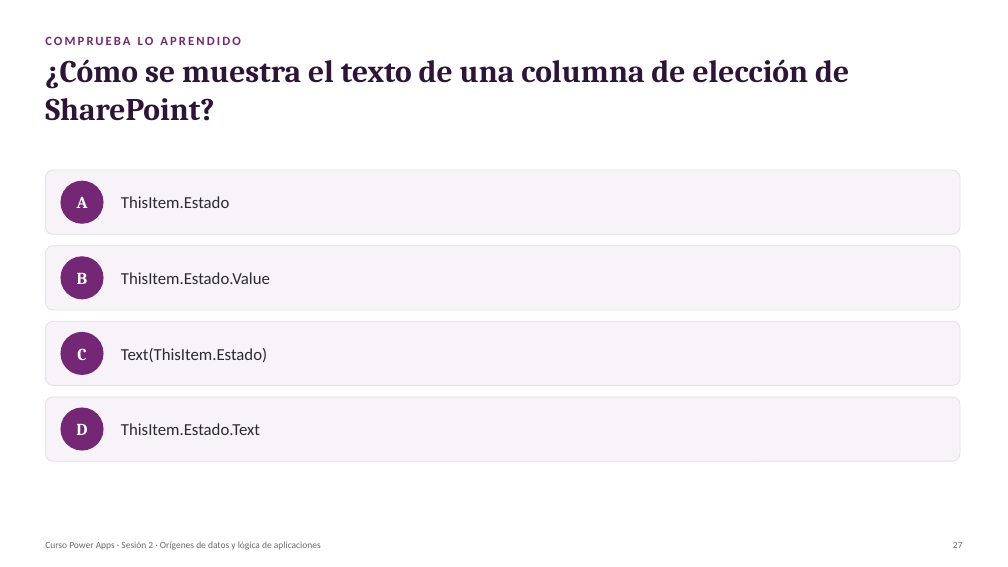
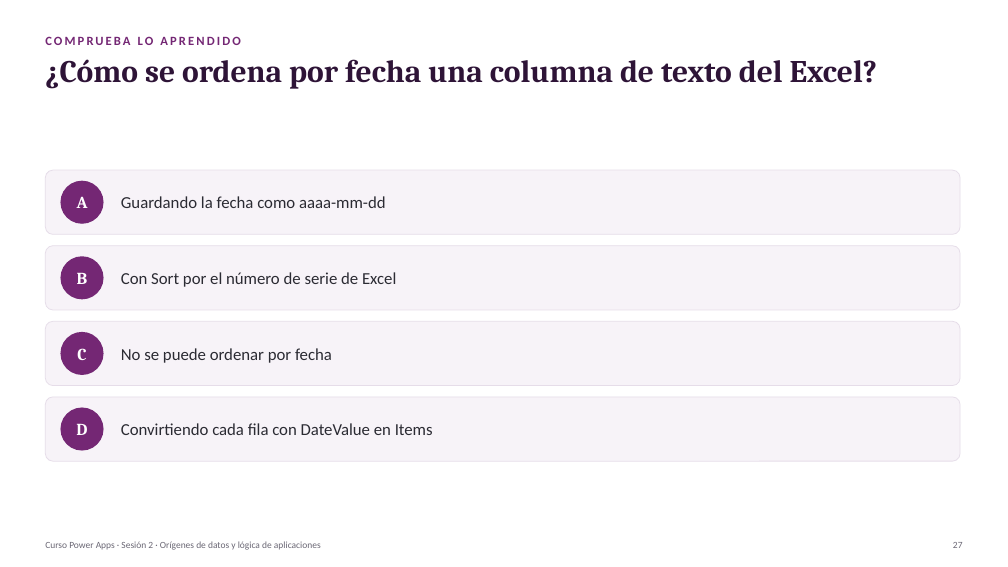
Before and after one commit to jorloicono/AF-POWER-APPS-FUNDAMENTOS, a slide deck: slide 27 of SESION_2/Sesion_2_Origenes_de_datos_y_logica.pptx. Drawn at 1008x567 pixels with LibreOffice and Linux fonts; fonts in the diff are those of the drawing. Boxes give left, top, right and bottom in pixels: in the first picture for what was removed or moved away, otherwise in the second. Text is boxed around its words. In the diff, an @@ line names an element or a change of style, - is before the commit and + after.

Commit message:
Todo el curso sobre Excel en OneDrive: practicas 3.1, 3.2, 4.1 y 4.2 sin SharePoint, nuevos libros de datos y presentaciones alineadas

```diff
--- a/SESION_2/Sesion_2_Origenes_de_datos_y_logica.pptx
+++ b/SESION_2/Sesion_2_Origenes_de_datos_y_logica.pptx
@@ text at box(45, 59, 877, 89): text changed @@
-¿Cómo se muestra el texto de una columna de elección de SharePoint?
+¿Cómo se ordena por fecha una columna de texto del Excel?
@@ text at box(121, 196, 386, 208): text changed @@
-ThisItem.Estado
+Guardando la fecha como aaaa-mm-dd
@@ text at box(121, 272, 396, 287): text changed @@
-ThisItem.Estado.Value
+Con Sort por el número de serie de Excel
@@ text at box(121, 348, 332, 363): text changed @@
-Text(ThisItem.Estado)
+No se puede ordenar por fecha
@@ text at box(121, 423, 433, 435): text changed @@
-ThisItem.Estado.Text
+Convirtiendo cada fila con DateValue en Items
```
Also in this commit, not shown: 8 other slides changed, 12 other files.
